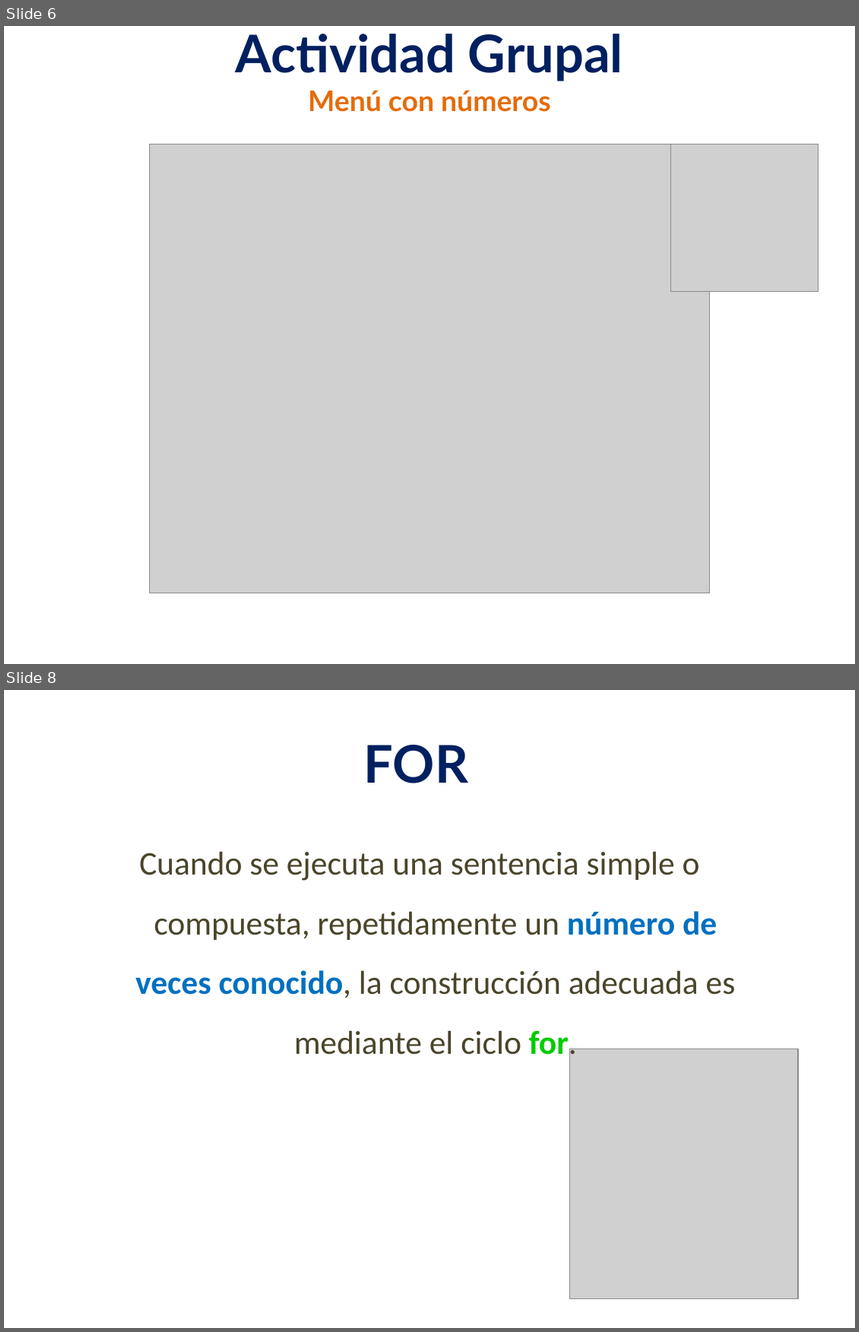
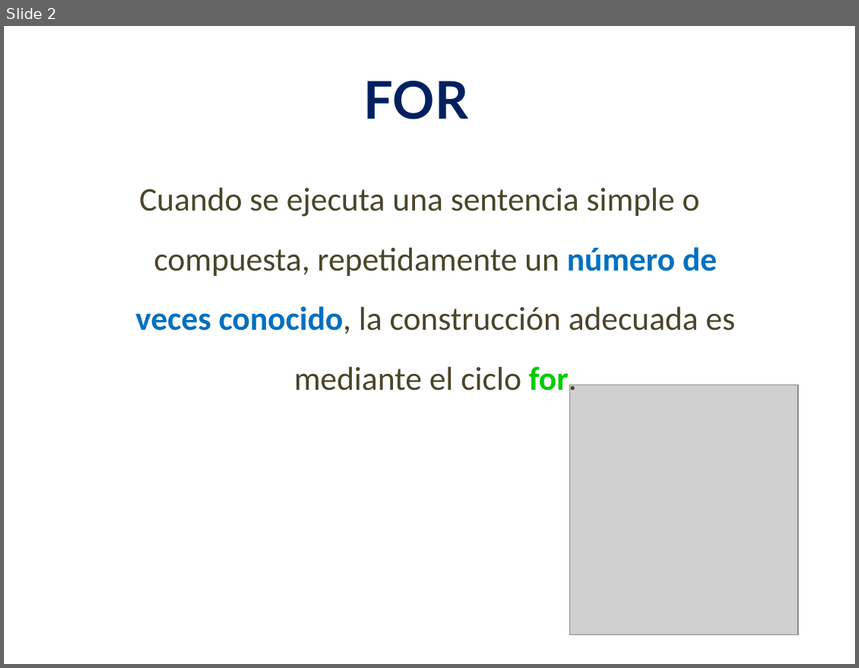
Before and after one commit to lizetheP/Analitica, a slide deck: CalendarioAgo2022/presentaciones/6_For.pptx. Shown one above the other, each under a label of ours: slides 6 and 8 before the commit, slide 2 after it; the slides between them are not shown. The pictures are 859x1332 and 859x668 pixels, drawn with LibreOffice and Linux fonts; fonts in the diff are those of the drawing; grey boxes stand for pictures. Boxes give left, top, right and bottom in pixels: in the first picture for what was removed or moved away, otherwise in the second. Text is boxed around its words. In the diff, an @@ line names an element or a change of style, - is before the commit and + after.

```diff
--- a/CalendarioAgo2022/presentaciones/6_For.pptx
+++ b/CalendarioAgo2022/presentaciones/6_For.pptx
@@ slide 6 removed at [4, 26, 855, 664], background #FFFFFF @@
@@ text removed at [236, 34, 623, 112] @@
-Actividad Grupal
-Menú con números
@@ picture removed at [150, 145, 709, 594] @@
@@ picture removed at [671, 145, 818, 291] @@
@@ what was slide 8 is now slide 2 @@
```
Also in this commit, not shown: 1 slide changed, 6 other slides removed, 14 other files.
